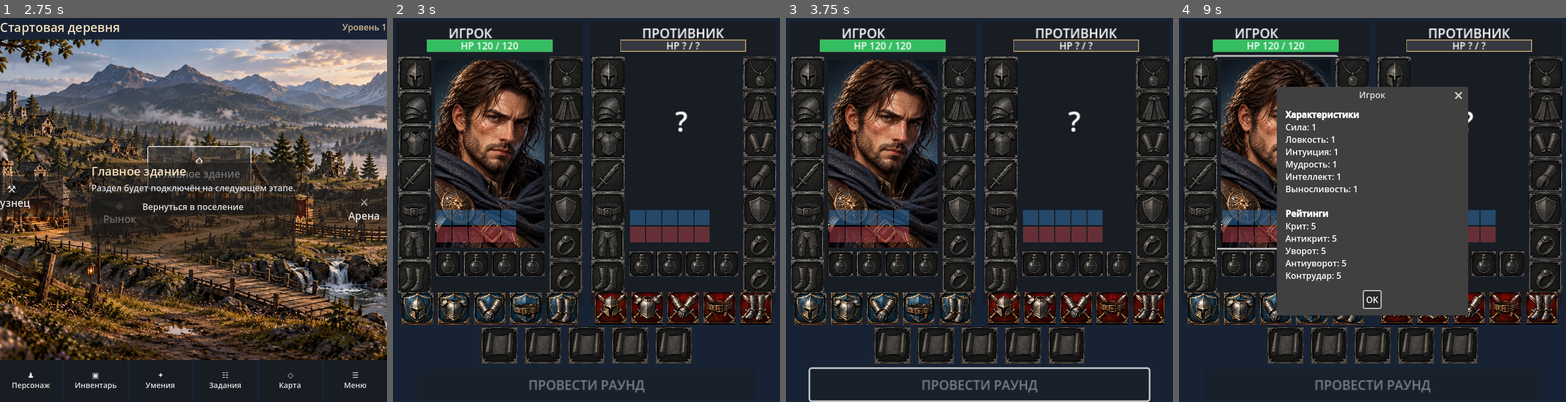
Above: before the commit, frames 1-4 (left to right).
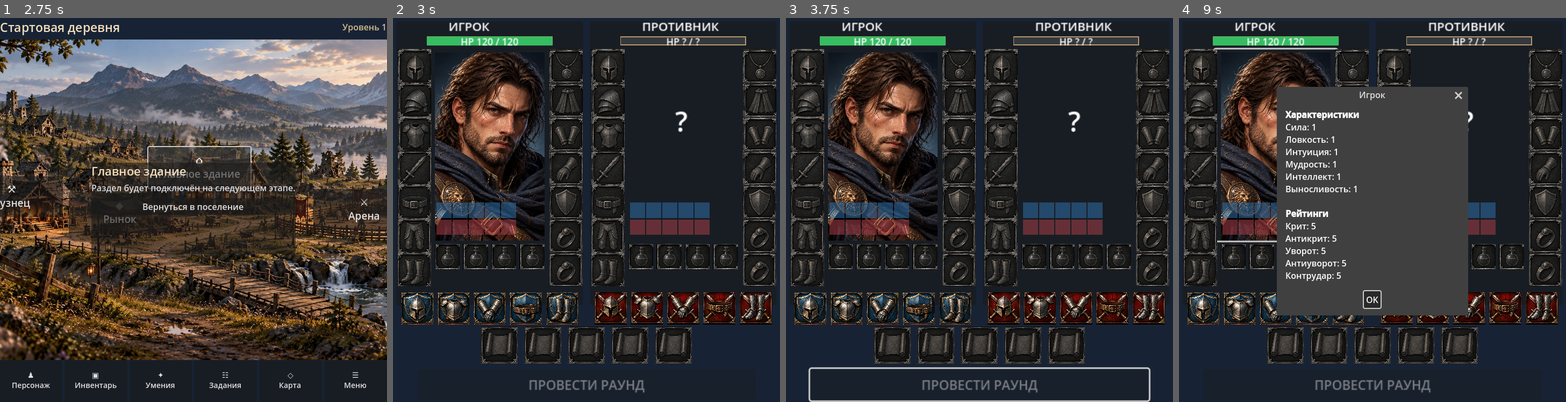
Above: after the commit, the same moments.

Repository: Archoniou1987/Battle-of-Artheon
Game: Godot game, scene res://scenes/main/main.tscn
Two runs of this game, one before a commit and one after it. Both use one fixed random seed, a clock stepped at 60 frames per second and the inputs below.
Inputs (mouse positions are in pixels of both pictures, inside the frame that each line leads up to):
- Up to frame 1 (2.75 s): click "⚒ Кузнец" at 0.5 s; click "◆ Рынок" at 1.25 s; click "⌂ Главное здание" at 2 s
- Up to frame 2 (3 s): click "⚔ Арена" at 2.75 s
- Up to frame 3 (3.75 s): click "♟ Персонаж" at 3.5 s
- Up to frame 4 (9 s): click "▣ Инвентарь" at 4.25 s; click "✦ Умения" at 5 s; click "☷ Задания" at 5.75 s; click "◇ Карта" at 6.5 s; click "☰ Меню" at 7.25 s; click "Вернуться в поселение" at 8 s; click (1275, 152) at 8.77 s

Frame 1 is identical in both runs. In frame 2, 22% of the frame differs, in the area x 1-100%, y 1-72%; in frame 3, 22%; in frame 4, 14%.

Commit message:
Raise fighter portraits and equipment, compact name and HP header

Diff:
--- a/ui/arena/arena_screen.gd
+++ b/ui/arena/arena_screen.gd
@@ -193,10 +193,11 @@
 	panel.add_child(inner)
 	var name_label := Label.new()
 	name_label.text = "ИГРОК" if is_player else "ПРОТИВНИК"
-	name_label.position = Vector2(65, 3)
+	name_label.position = Vector2(65, -5)
+	name_label.add_theme_font_size_override("font_size", 15)
 	inner.add_child(name_label)
 	var portrait := TextureRect.new()
-	portrait.position = Vector2(48, 48)
+	portrait.position = Vector2(48, 39)
 	portrait.custom_minimum_size = Vector2(136, 233)
 	portrait.expand_mode = TextureRect.EXPAND_IGNORE_SIZE
 	portrait.stretch_mode = TextureRect.STRETCH_KEEP_ASPECT_COVERED
@@ -205,7 +206,7 @@
 	inner.add_child(portrait)
 	var inspect := Button.new()
 	inspect.flat = true
-	inspect.position = Vector2(40, 44)
+	inspect.position = Vector2(40, 35)
 	inspect.custom_minimum_size = Vector2(152, 237)
 	inspect.tooltip_text = "Посмотреть характеристики"
 	inspect.pressed.connect(_show_fighter_details.bind(is_player))
@@ -223,7 +224,7 @@
 			var slot: String = slots[index]
 			var icon := ItemIcon.new()
 			icon.name = slot
-			icon.position = Vector2(2 if side == 0 else 190, 44 + index * 42)
+			icon.position = Vector2(2 if side == 0 else 190, 35 + index * 42)
 			icon.custom_minimum_size = Vector2(30, 30)
 			icon.scale = Vector2.ONE * 0.74
 			inner.add_child(icon)
@@ -234,8 +235,8 @@
 			icon.set_item({}, slot)
 			icon.pressed.connect(_show_equipment_details.bind(is_player, slot))
 	var health_bar := ProgressBar.new()
-	health_bar.position = Vector2(38, 23)
-	health_bar.custom_minimum_size = Vector2(156, 15)
+	health_bar.position = Vector2(38, 19)
+	health_bar.custom_minimum_size = Vector2(156, 11)
 	health_bar.show_percentage = false
 	health_bar.max_value = 100
 	health_bar.value = 100 if is_player else 0
@@ -246,8 +247,8 @@
 	health_bar.add_theme_stylebox_override("background", bar_bg)
 	inner.add_child(health_bar)
 	var health := Label.new()
-	health.position = Vector2(38, 22)
-	health.custom_minimum_size = Vector2(156, 17)
+	health.position = Vector2(38, 17)
+	health.custom_minimum_size = Vector2(156, 14)
 	health.horizontal_alignment = HORIZONTAL_ALIGNMENT_CENTER
 	health.add_theme_font_size_override("font_size", 12)
 	health.add_theme_color_override("font_color", Color.WHITE)
@@ -258,7 +259,7 @@
 	if is_player:
 		hp_label = health
 	var elixir_row := HBoxContainer.new()
-	elixir_row.position = Vector2(48, 285)
+	elixir_row.position = Vector2(48, 276)
 	elixir_row.add_theme_constant_override("separation", 4)
 	inner.add_child(elixir_row)
 	for elixir_index in range(4):
@@ -305,7 +306,7 @@
 	# until actual effect data is supplied. No placeholder icons over the face.
 	for row_type in ["Баффы", "Дебаффы"]:
 		var row := HBoxContainer.new()
-		row.position = Vector2(50, 234 if row_type == "Баффы" else 255)
+		row.position = Vector2(50, 225 if row_type == "Баффы" else 246)
 		row.add_theme_constant_override("separation", 1)
 		row.visible = true # Temporary debug markers for layout review
 		row.mouse_filter = Control.MOUSE_FILTER_IGNORE
